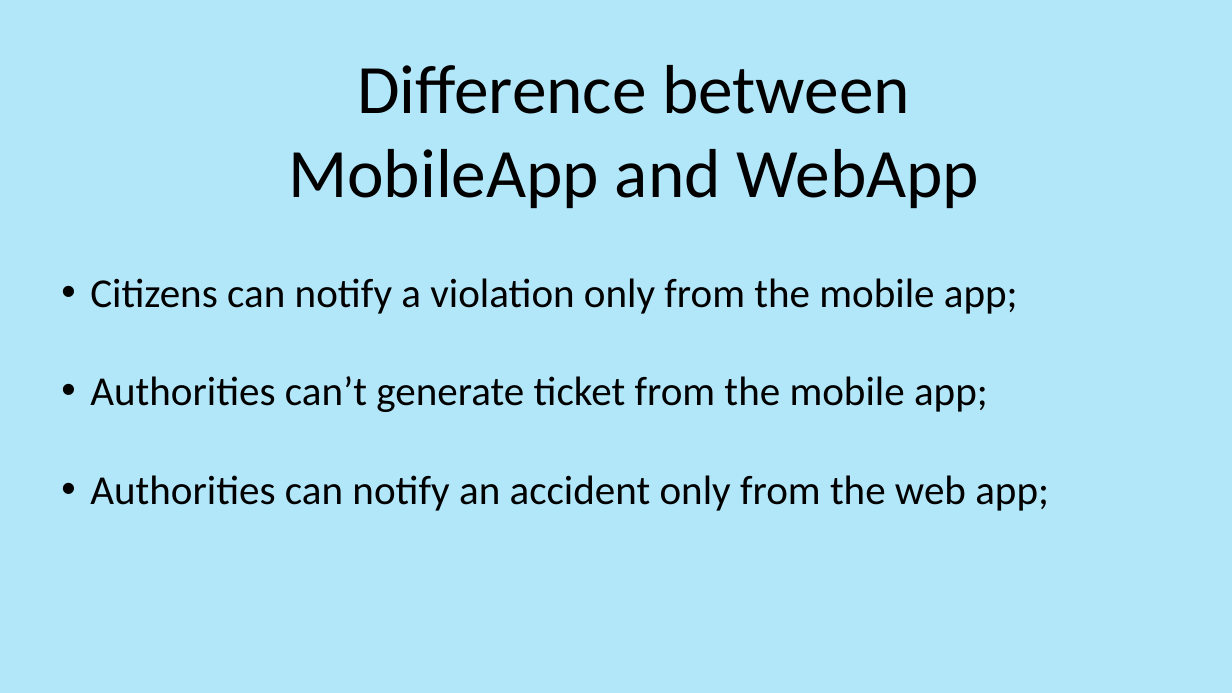
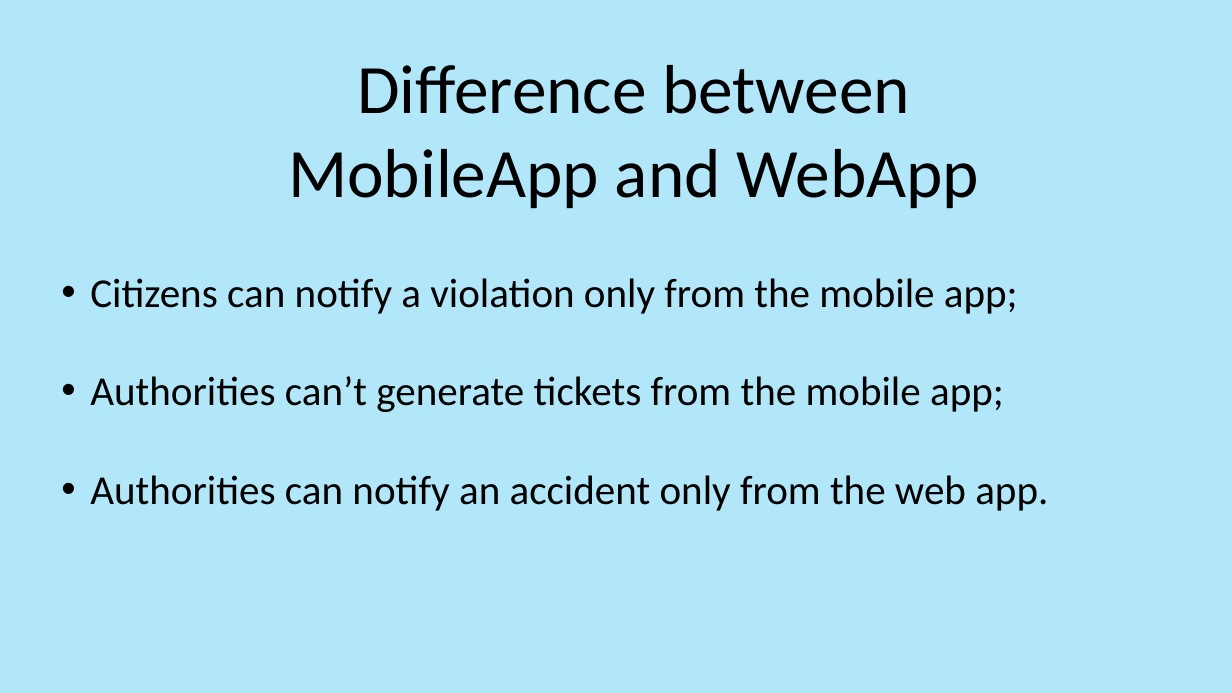
Before and after one commit to pozziteo/PozziSaccoVentura-SwEng2, a slide deck: slide 3 of DeliveryFolder/Final Presentation.pptx. Drawn at 1232x693 pixels with LibreOffice and Linux fonts; fonts in the diff are those of the drawing. Boxes give left, top, right and bottom in pixels: in the first picture for what was removed or moved away, otherwise in the second. Text is boxed around its words. In the diff, an @@ line names an element or a change of style, - is before the commit and + after.

Commit message:
Final Presentation

```diff
--- a/DeliveryFolder/Final Presentation.pptx
+++ b/DeliveryFolder/Final Presentation.pptx
@@ text at (90, 376, 1048, 511): text changed @@
-• Authorities can’t generate ticket from the mobile app;
-• Authorities can notify an accident only from the web app;
+• Authorities can’t generate tickets from the mobile app;
+• Authorities can notify an accident only from the web app.
```
Also in this commit, not shown: 1 other slide changed.
